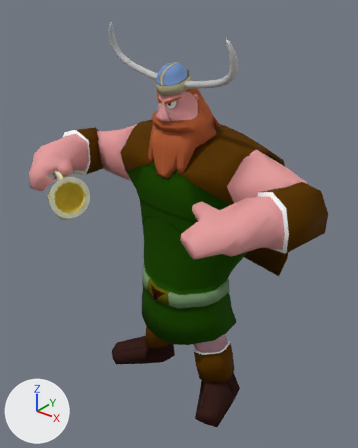
The OBJ model assets/Animacion/Vikingo/Celebracion/vikingoCelebracion_000446.obj as it was, and as the next commit left it.
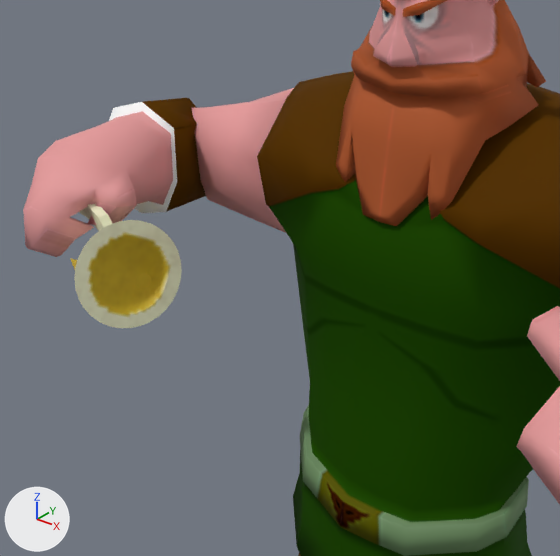
Each version appears first whole from a camera (50 mm lens) standing at (5.06, -5.81, 7.29) and looking at (0.06, 0.44, 3.42), and next in a close-up from a camera (50 mm lens) standing at (2.34, -3.82, 6.19) and looking at (-0.85, 0.16, 3.72). The axes (+X, +Y, +Z) are drawn at lower left. The lights are the same throughout. Where no turn or scale is listed for an object, it has been applied to the vertices.

In view in the first close-up: 'Vilkingo_ikingoH', 'jarra_jarraH'.
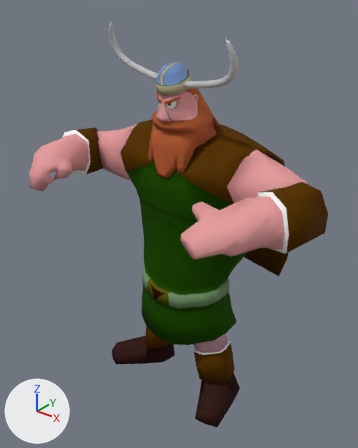
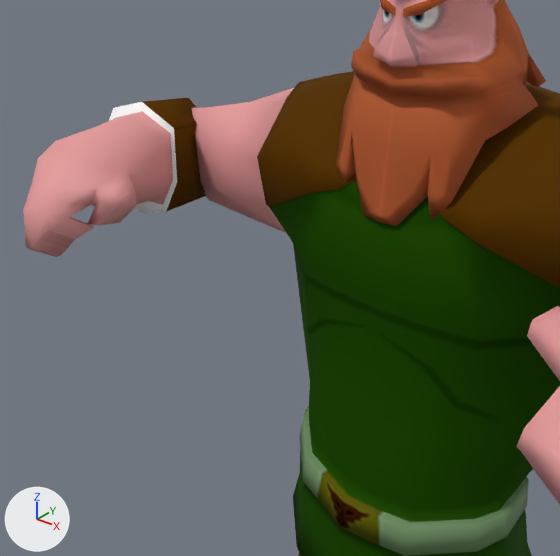
What changed in the scene script:
```text
Remove ob_jarra_jarrah:
    ob_jarra_jarrah = bpy.data.objects.new('jarra_jarraH', me_jarra_jarrah)
    ob_jarra_jarrah.location = (0.0, 0.0, 0.0)
```

Where the change shows, as pixel boxes [x1, y1, x2, y2] in the close-ups (560 x 556 px):
'jarra_jarraH', deleted: before [70, 204, 182, 328]
